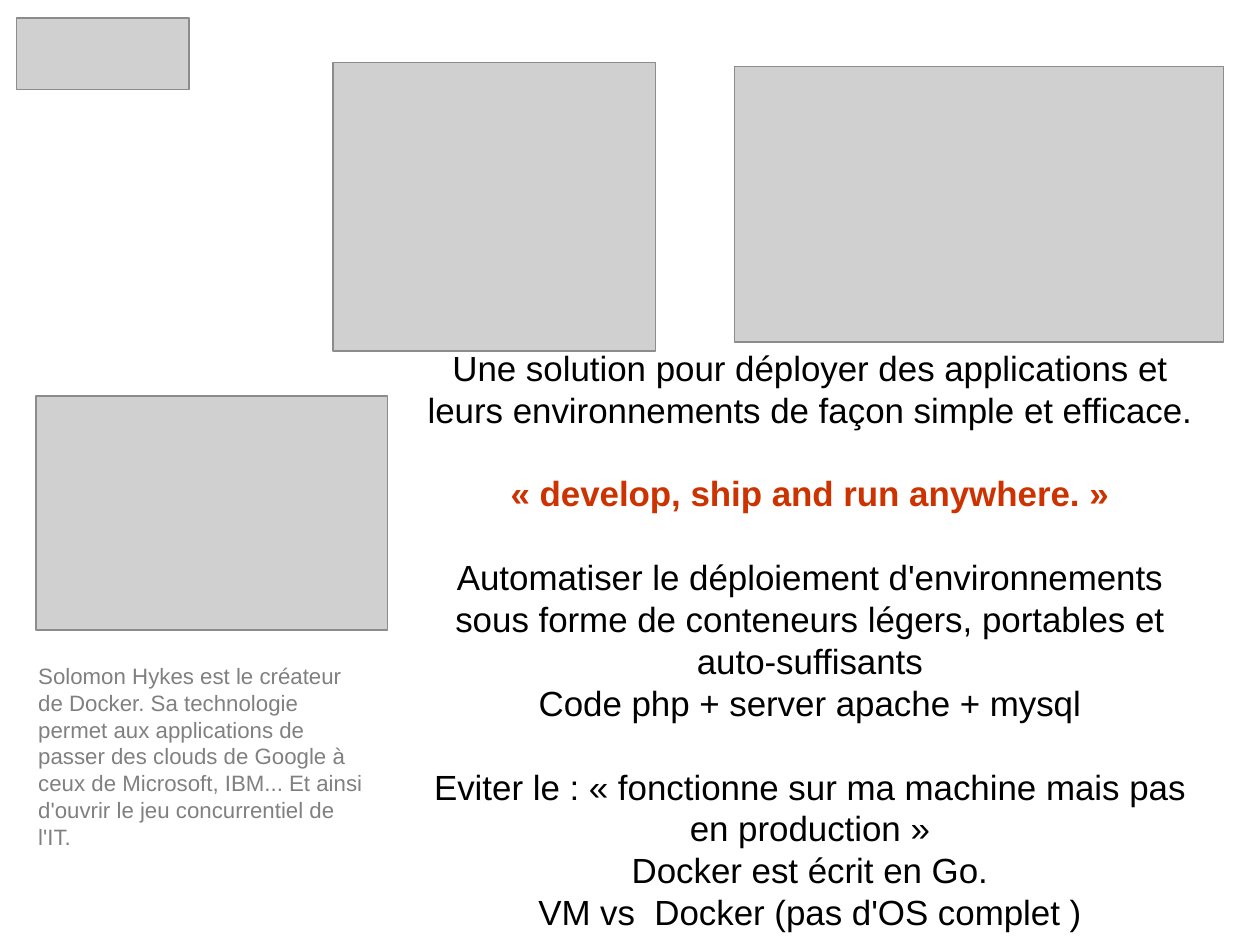
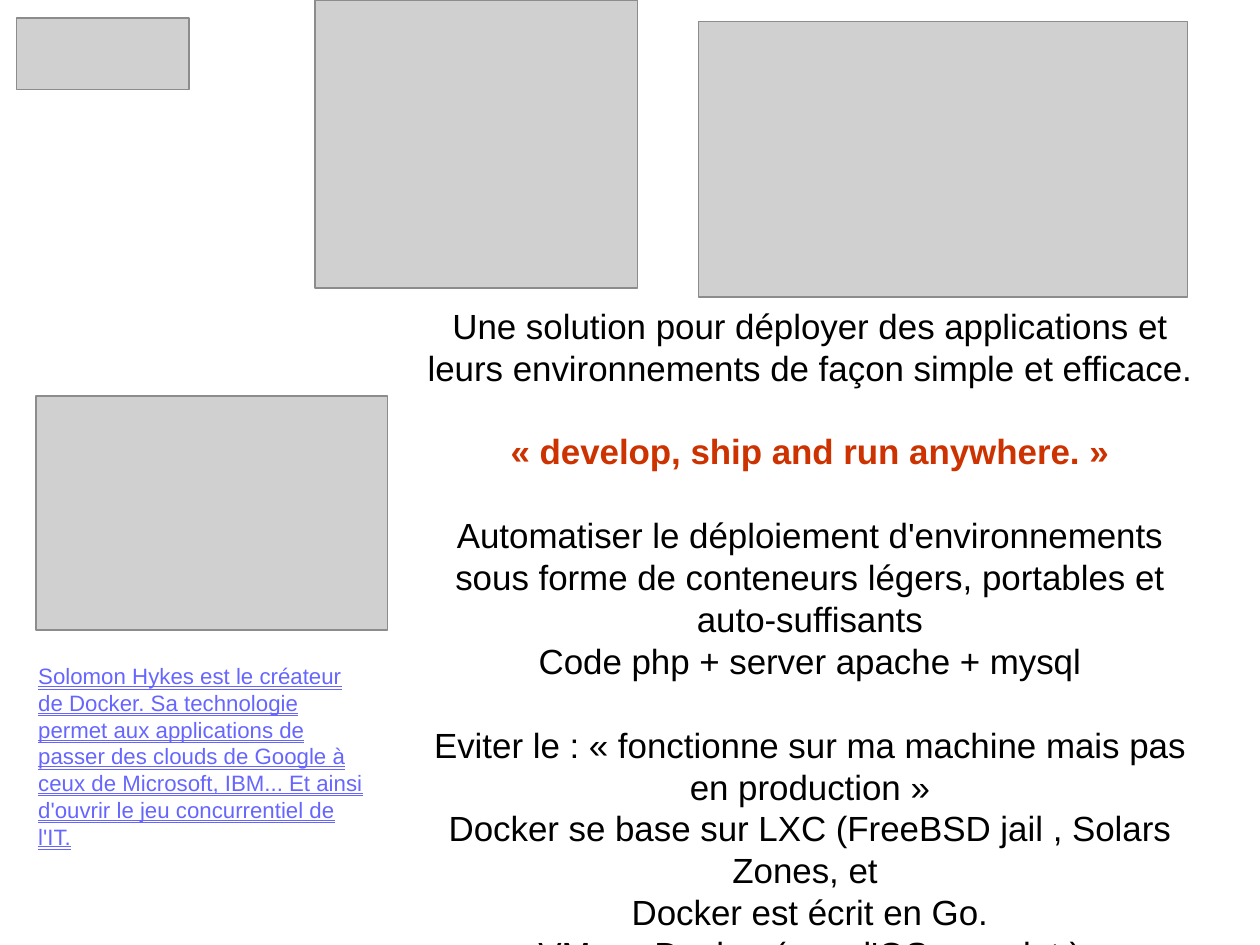
Before and after one commit to heylve/current, a slide deck: slide 2 of Rencontre_devs/docker_dev_conf_20_11_2017.odp (slide 1 before the commit). Drawn at 1260x945 pixels with LibreOffice and Linux fonts; fonts in the diff are those of the drawing; grey boxes stand for pictures. Boxes give left, top, right and bottom in pixels: in the first picture for what was removed or moved away, otherwise in the second. Text is boxed around its words. In the diff, an @@ line names an element or a change of style, - is before the commit and + after.

Commit message:
WIP docker

```diff
--- a/Rencontre_devs/docker_dev_conf_20_11_2017.odp
+++ b/Rencontre_devs/docker_dev_conf_20_11_2017.odp
@@ picture: place and size @@
-picture at [333,63,655,351]
+picture at [316,0,638,288]
@@ picture: place and size @@
-picture at [735,66,1225,342]
+picture at [699,22,1188,297]
@@ subtitle "Une solution pour déployer des ...": place and size @@
-subtitle "Une solution pour déployer des ..." at [428,355,1192,932]
+subtitle "Une solution pour déployer des ..." at [428,313,1192,926]
@@ text "Solomon Hykes est le créateur ..." at [38,667,362,850]: text colour #808080 to #6666FF, underline on @@
@@ subtitle at [449,815,1171,888]: paragraph added @@
+Docker se base sur LXC (FreeBSD jail , Solars Zones, et
```
Also in this commit, not shown: 11 other slides changed, 4 slides added.
